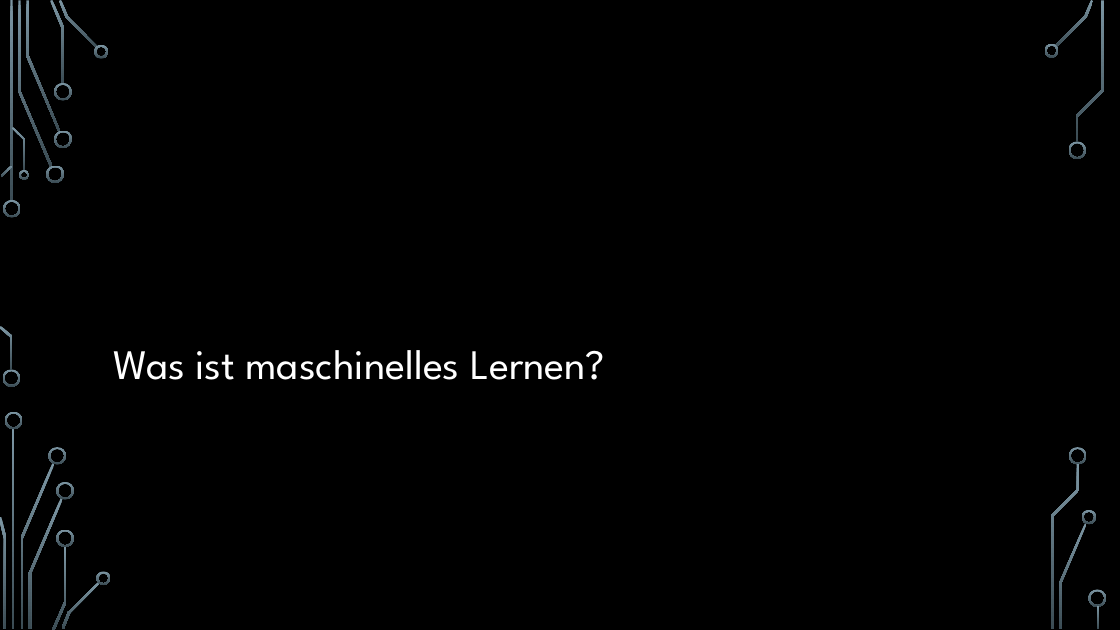
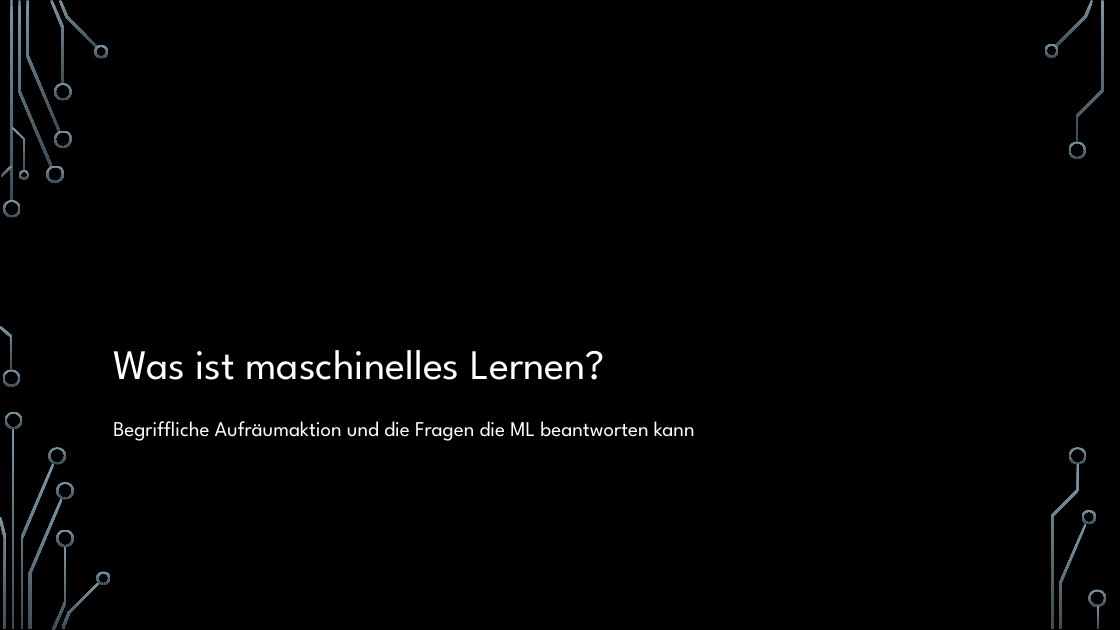
Before and after one commit to hacpro/introduction-machine-learning, a slide deck: slide 3 of presentation.pptx. Drawn at 1120x630 pixels with LibreOffice and Linux fonts; fonts in the diff are those of the drawing; background and template pictures are left out. Boxes give left, top, right and bottom in pixels: in the first picture for what was removed or moved away, otherwise in the second. Text is boxed around its words. In the diff, an @@ line names an element or a change of style, - is before the commit and + after.

```diff
--- a/presentation.pptx
+++ b/presentation.pptx
@@ text added at bbox=[113, 421, 695, 441], 18 pt, text #FFFFFF @@
+Begriffliche Aufräumaktion und die Fragen die ML beantworten kann
```
Also in this commit, not shown: 19 other slides changed, 2 slides added.
